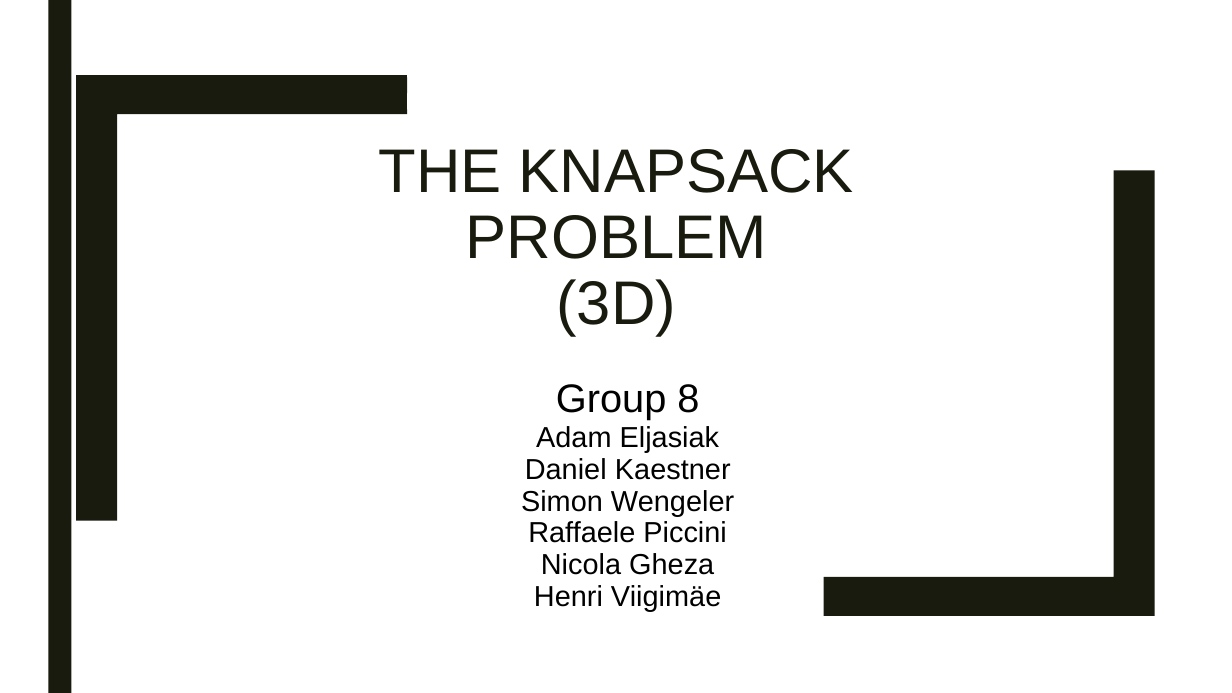
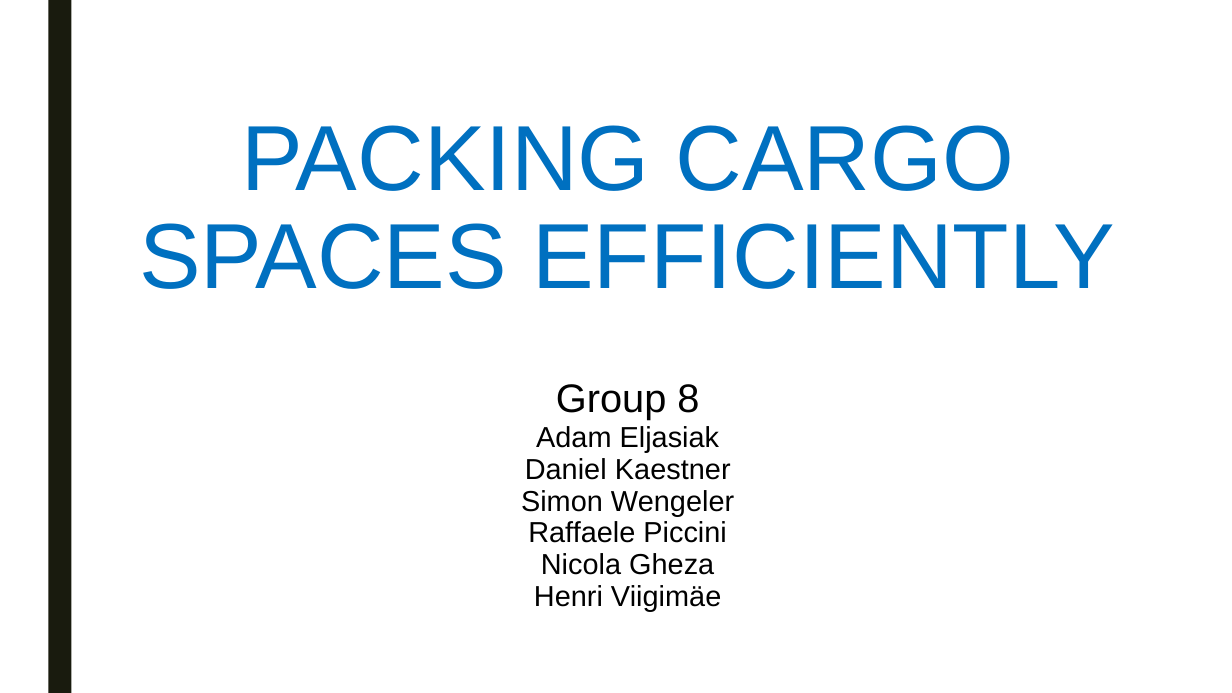
Before and after one commit to swengeler/PP3, a slide deck: slide 1 of Report, presentation and related stuff/Knapsack_problem.pptx. Drawn at 1232x693 pixels with LibreOffice and Linux fonts; fonts in the diff are those of the drawing. Boxes give left, top, right and bottom in pixels: in the first picture for what was removed or moved away, otherwise in the second. Text is boxed around its words. In the diff, an @@ line names an element or a change of style, - is before the commit and + after.

```diff
--- a/Report, presentation and related stuff/Knapsack_problem.pptx
+++ b/Report, presentation and related stuff/Knapsack_problem.pptx
@@ rectangle added at (73,70,410,555), fill #FFFFFF @@
@@ freeform shape removed at (76,75,407,520) @@
@@ title at (139,125,1115,289): text changed; size 48 to 72 pt; text colour #191B0E to #0070C0 @@
-THE KNAPSACK PROBLEM
-(3D)
+PACKING CARGO SPACES EFFICIENTLY
@@ rectangle added at (821,141,1158,627), fill #FFFFFF @@
@@ freeform shape removed at (824,170,1155,616) @@
```
Also in this commit, not shown: 12 other slides changed, 13 slides added, 8 slides removed.
